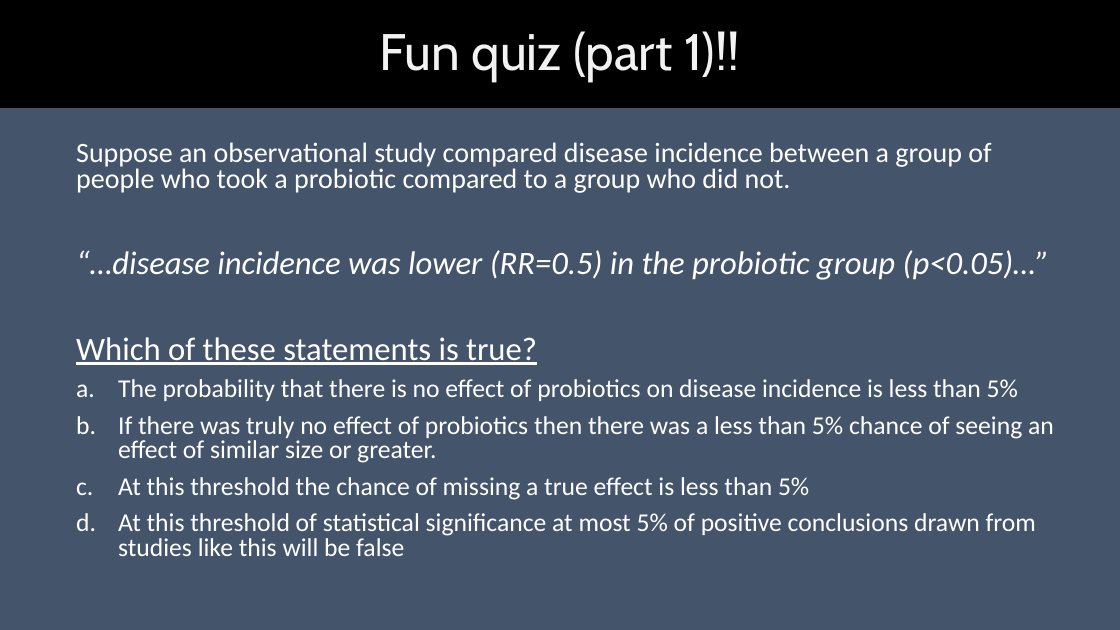
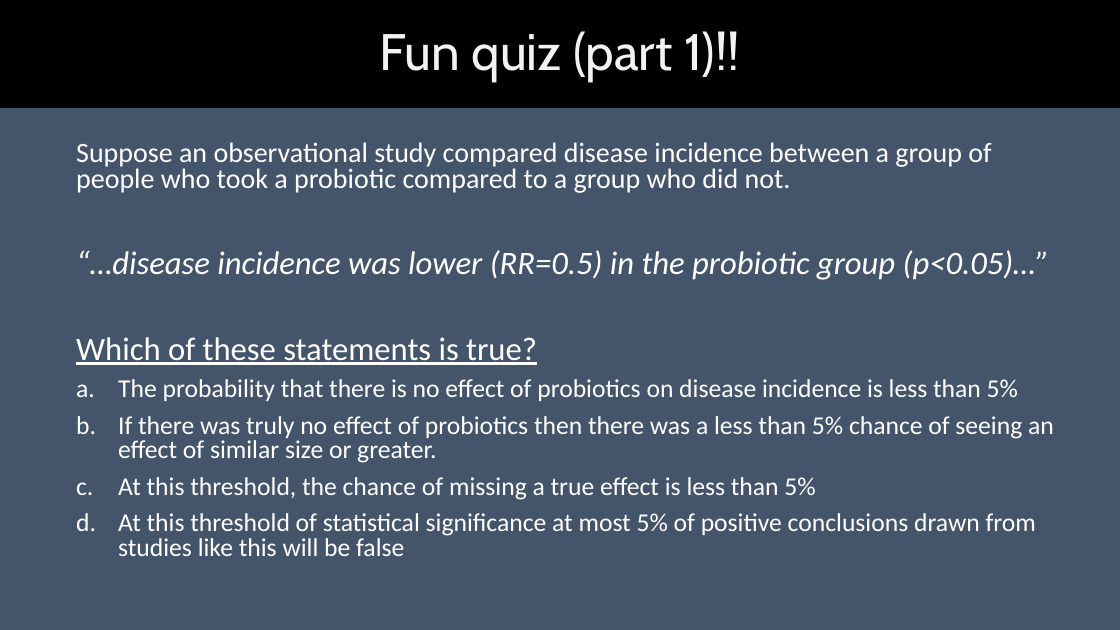
Before and after one commit to georgemsavva/DataScienceGroup, a slide deck: slide 5 of pvalues.pptx. Drawn at 1120x630 pixels with LibreOffice and Linux fonts; fonts in the diff are those of the drawing. Boxes give left, top, right and bottom in pixels: in the first picture for what was removed or moved away, otherwise in the second. Text is boxed around its words. In the diff, an @@ line names an element or a change of style, - is before the commit and + after.

```diff
--- a/pvalues.pptx
+++ b/pvalues.pptx
@@ text at (x1=118, y1=477, x2=815, y2=500): text changed @@
-c. At this threshold the chance of missing a true effect is less than 5%
+c. At this threshold, the chance of missing a true effect is less than 5%
```
Also in this commit, not shown: 8 other slides changed, 1 slide added.
